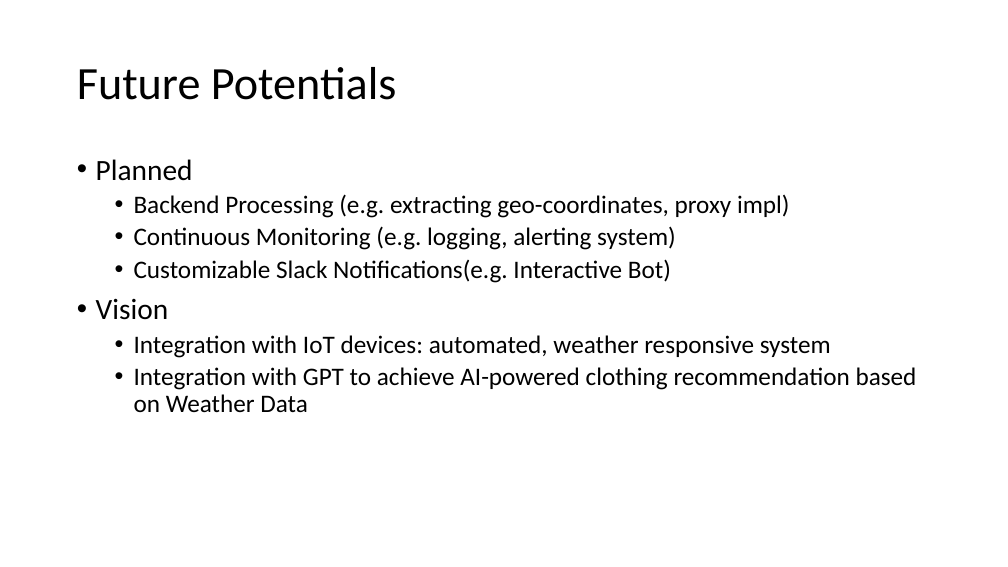
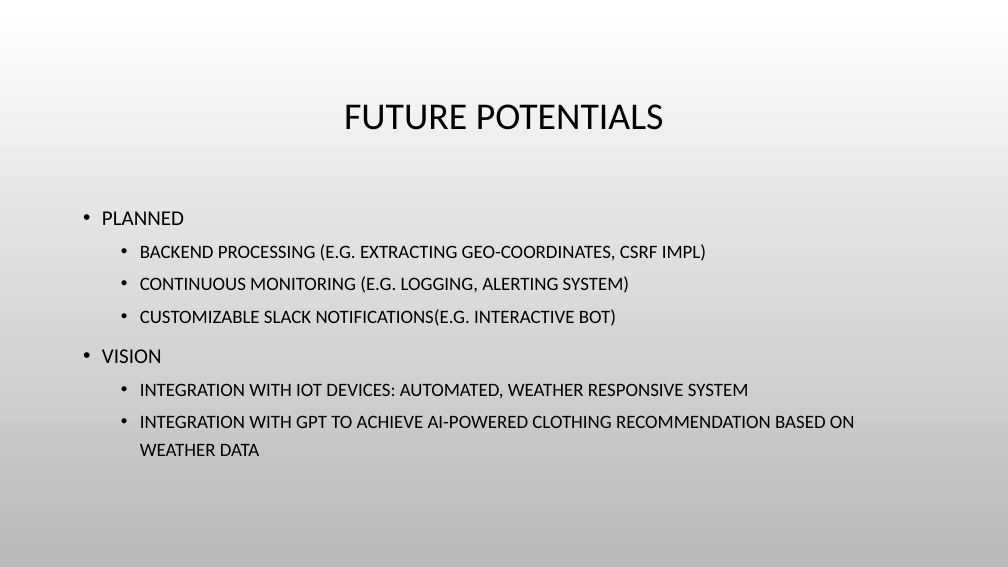
Before and after one commit to DFwJZ/weather_API, a slide deck: slide 15 of Brief_Walkthrough.pptx. Drawn at 1008x567 pixels with LibreOffice and Linux fonts; fonts in the diff are those of the drawing; background and template pictures are left out. Boxes give left, top, right and bottom in pixels: in the first picture for what was removed or moved away, otherwise in the second. Text is boxed around its words. In the diff, an @@ line names an element or a change of style, - is before the commit and + after.

Commit message:
add unit tests for slack_bot(complete) and fetch weather, separate route index code to MVC structure

```diff
--- a/Brief_Walkthrough.pptx
+++ b/Brief_Walkthrough.pptx
@@ background #FFFFFF to picture (left out) @@
@@ title at <box>344,104,664,130</box>: text changed; size 44 to 36 pt @@
-Future Potentials
+FUTURE POTENTIALS
@@ text at <box>102,211,855,456</box>: text changed; size 24 to 18 pt @@
-• Planned
-  • Backend Processing (e.g. extracting geo-coordinates, proxy impl)
-  • Continuous Monitoring (e.g. logging, alerting system)
-  • Customizable Slack Notifications(e.g. Interactive Bot)
-• Vision
-  • Integration with IoT devices: automated, weather responsive system
-  • Integration with GPT to achieve AI-powered clothing recommendation based on Weather Data
+• PLANNED
+  • BACKEND PROCESSING (E.G. EXTRACTING GEO-COORDINATES, CSRF IMPL)
+  • CONTINUOUS MONITORING (E.G. LOGGING, ALERTING SYSTEM)
+  • CUSTOMIZABLE SLACK NOTIFICATIONS(E.G. INTERACTIVE BOT)
+• VISION
+  • INTEGRATION WITH IOT DEVICES: AUTOMATED, WEATHER RESPONSIVE SYSTEM
+  • INTEGRATION WITH GPT TO ACHIEVE AI-POWERED CLOTHING RECOMMENDATION BASED ON WEATHER DATA
```
Also in this commit, not shown: 14 other slides changed, 1 slide added, 1 slide removed, 7 other files.
